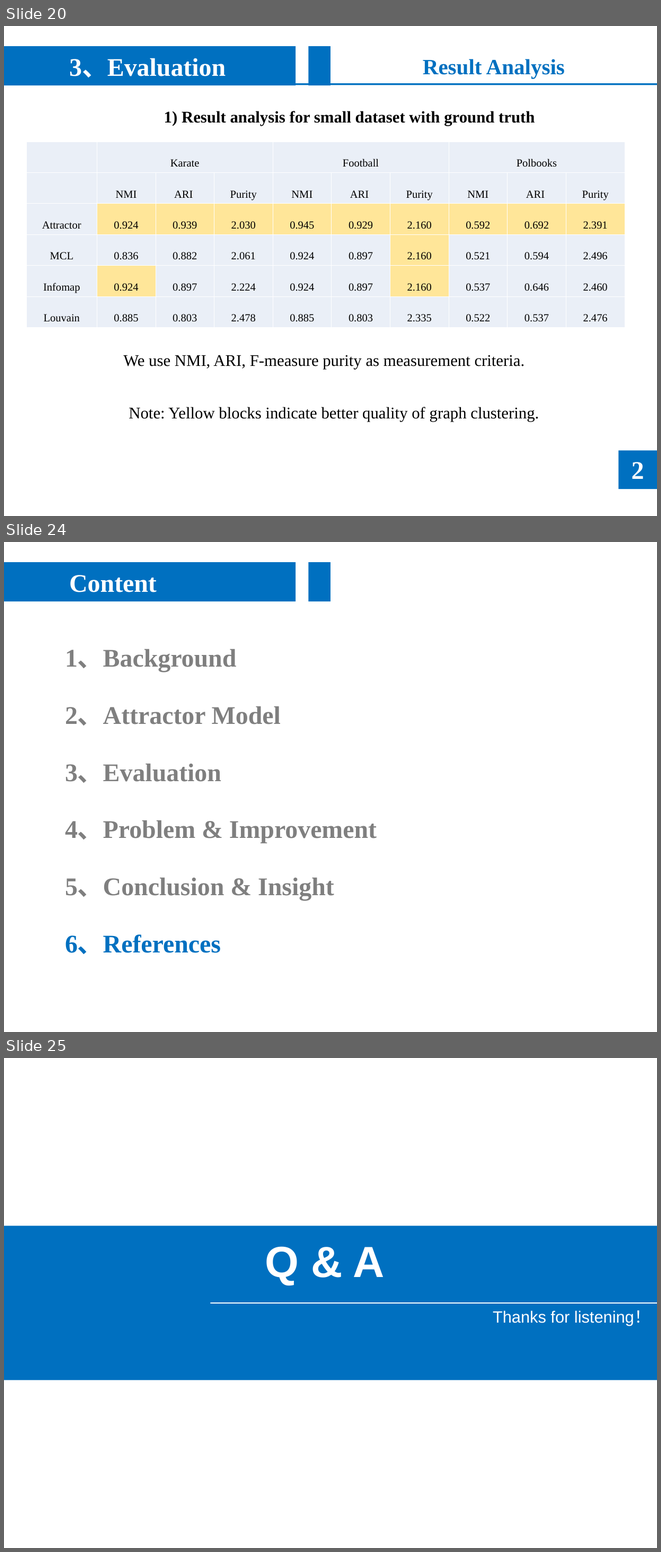
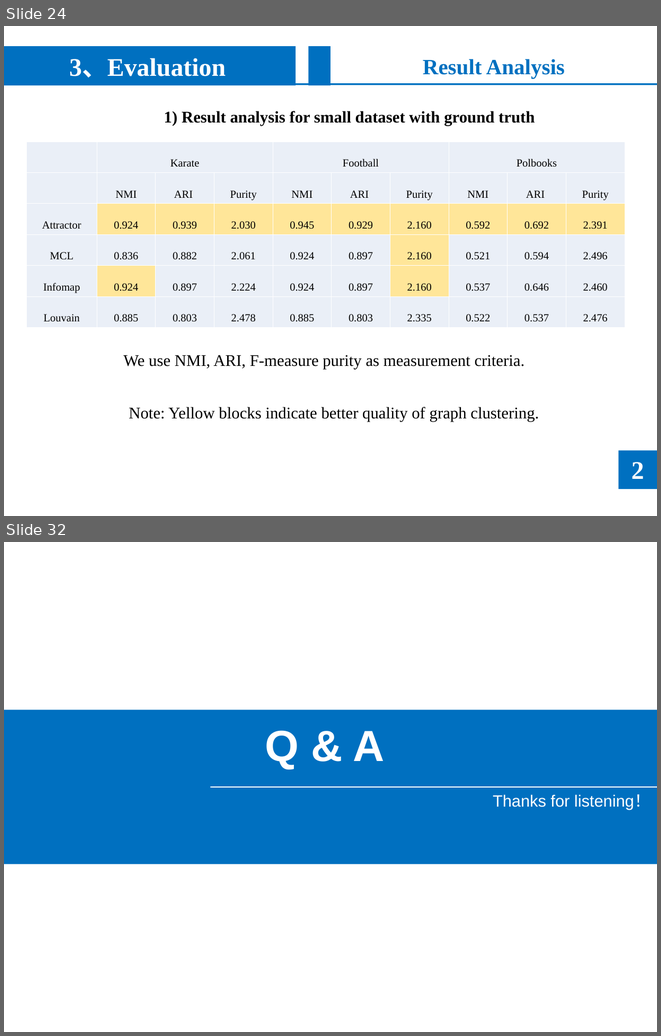
Before and after one commit to noyousjtu/Community-Detection, a slide deck: presentation/Community Detection.ppt. Shown one above the other, each under a label of ours: slides 20, 24 and 25 before the commit, slides 24 and 32 after it; the slides between them are not shown. The pictures are 661x1552 and 661x1036 pixels, drawn with LibreOffice and Linux fonts; fonts in the diff are those of the drawing; grey boxes stand for pictures. Boxes give left, top, right and bottom in pixels: in the first picture for what was removed or moved away, otherwise in the second. Text is boxed around its words. In the diff, an @@ line names an element or a change of style, - is before the commit and + after.

```diff
--- a/presentation/Community Detection.ppt
+++ b/presentation/Community Detection.ppt
@@ slide 24 removed at <box>4,542,657,1032</box>, background #FFFFFF at 73% opacity @@
@@ rectangle removed at <box>4,562,296,601</box> @@
-Content
@@ rectangle removed at <box>308,562,330,601</box> @@
@@ group removed at <box>65,649,377,954</box>: 6 texts @@
-3、Evaluation
-1、Background
-2、Attractor Model
-5、Conclusion & Insight
-4、Problem & Improvement
-6、References
@@ what was slide 20 is now slide 24 @@
@@ what was slide 25 is now slide 32 @@
```
Also in this commit, not shown: 10 slides changed, 9 slides added, 1 other slide removed, 1 other file.
